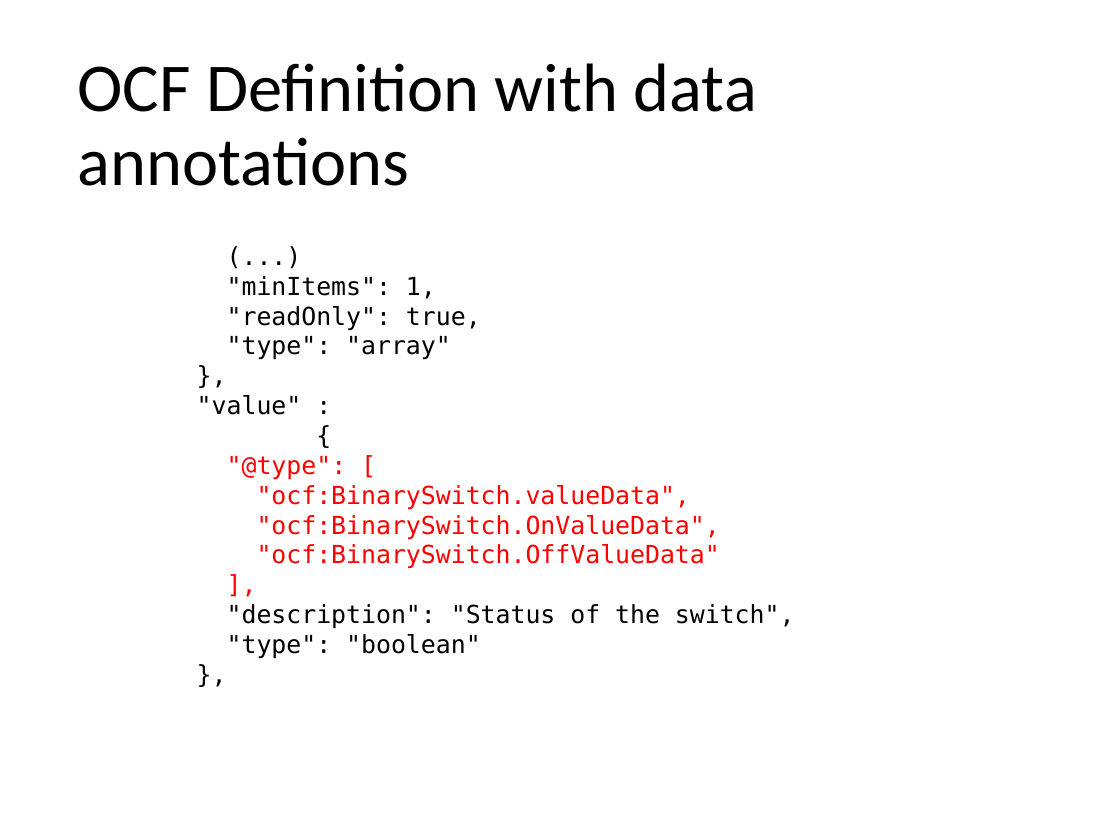
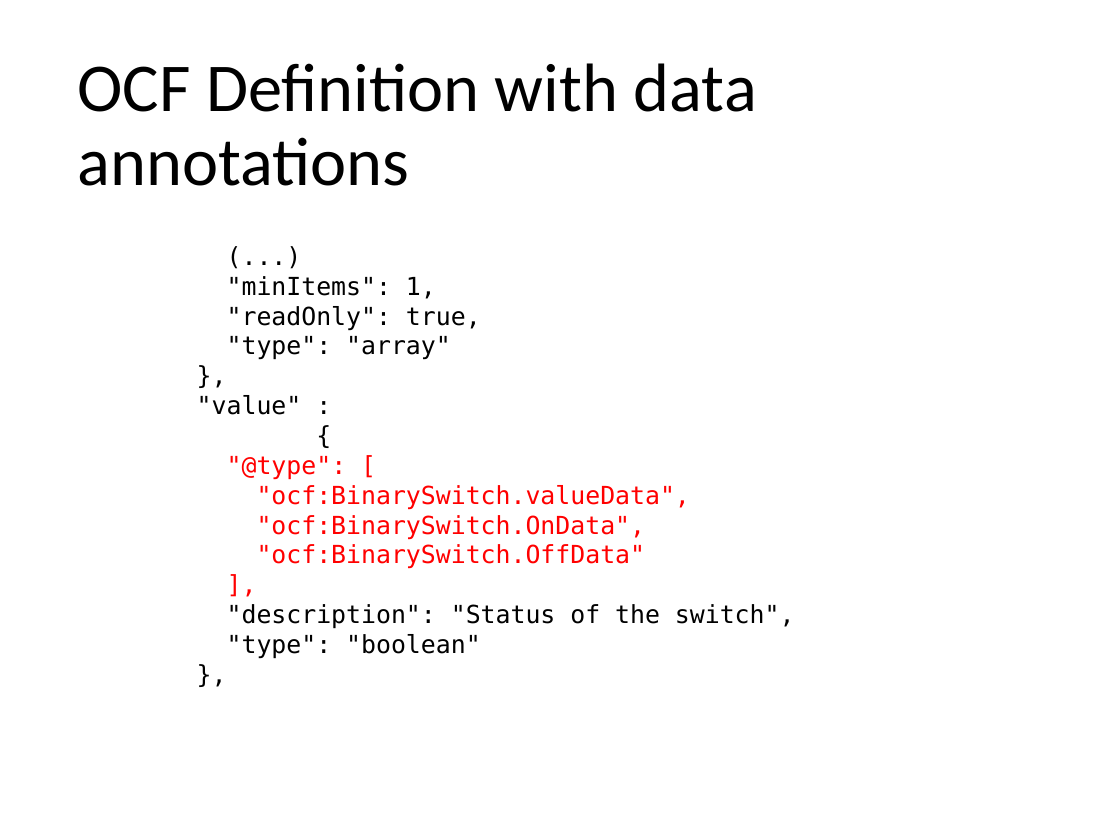
Before and after one commit to mjkoster/ODM-Examples, a slide deck: slide 27 of ODM-CDF.pptx. Drawn at 1120x840 pixels with LibreOffice and Linux fonts; fonts in the diff are those of the drawing. Boxes give left, top, right and bottom in pixels: in the first picture for what was removed or moved away, otherwise in the second. Text is boxed around its words. In the diff, an @@ line names an element or a change of style, - is before the commit and + after.

Commit message:
Add TDL to slides
Also align terms and fix typos

```diff
--- a/ODM-CDF.pptx
+++ b/ODM-CDF.pptx
@@ text at (257,515,646,569): text changed @@
-"ocf:BinarySwitch.OnValueData",
-"ocf:BinarySwitch.OffValueData"
+"ocf:BinarySwitch.OnData",
+"ocf:BinarySwitch.OffData"
```
Also in this commit, not shown: 15 other slides changed, 8 slides added, 2 other files.
